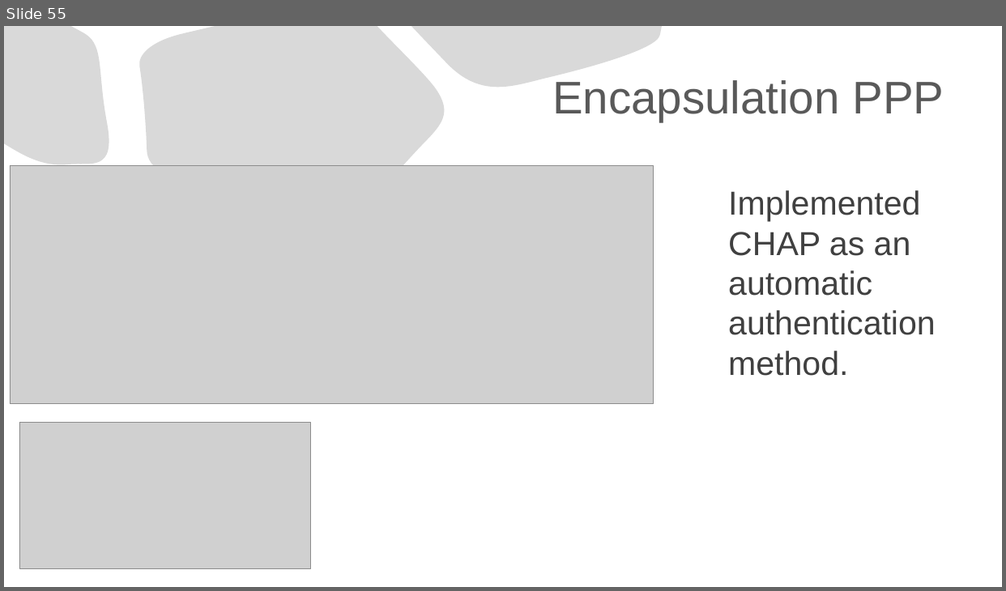
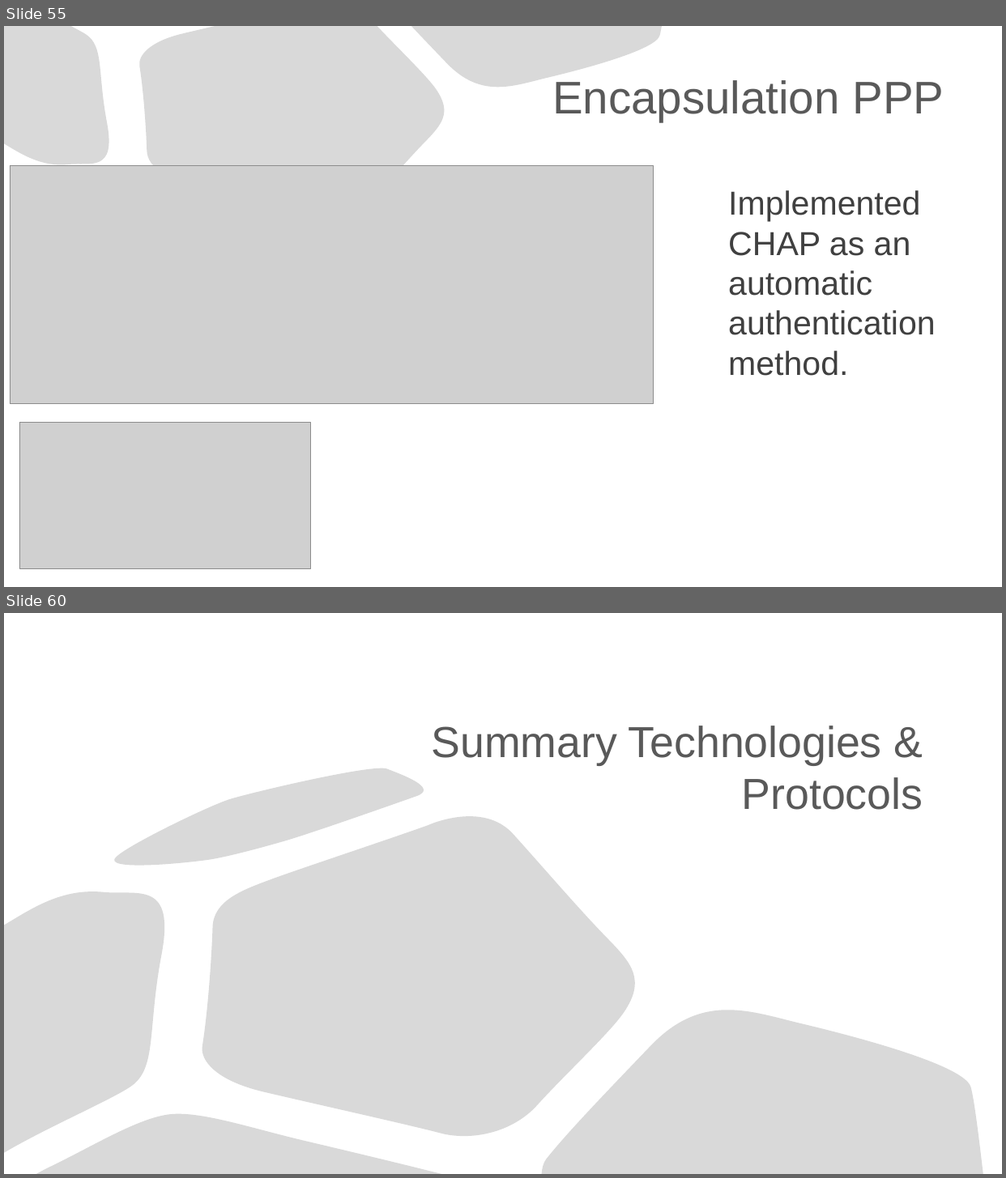
Before and after one commit to Advanced-Diploma-of-IT-Tel-Network-Eng/Assessments, a slide deck: TERM1-BLOCK1/2-ICTNWK541-Configure_Verify_Troubleshoot_WAN_links-IP_services/Assessmet_Task2/Task2/ICTNWK541 Assessment task.pptx. Shown one above the other, each under a label of ours: slide 55 before the commit, slides 55 and 60 after it; the slides between them are not shown. The pictures are 1006x591 and 1006x1178 pixels, drawn with LibreOffice and Linux fonts; fonts in the diff are those of the drawing; grey boxes stand for pictures. Boxes give left, top, right and bottom in pixels: in the first picture for what was removed or moved away, otherwise in the second. Text is boxed around its words. In the diff, an @@ line names an element or a change of style, - is before the commit and + after.

```diff
--- a/TERM1-BLOCK1/2-ICTNWK541-Configure_Verify_Troubleshoot_WAN_links-IP_services/Assessmet_Task2/Task2/ICTNWK541 Assessment task.pptx
+++ b/TERM1-BLOCK1/2-ICTNWK541-Configure_Verify_Troubleshoot_WAN_links-IP_services/Assessmet_Task2/Task2/ICTNWK541 Assessment task.pptx
@@ slide 60 added at bbox=[4, 613, 1002, 1174], background #FFFFFF @@
@@ title added at bbox=[432, 726, 923, 810], 41.8 pt, text #595959 @@
+Summary Technologies & Protocols
@@ freeform shape added at bbox=[111, 764, 440, 871], fill #D9D9D9, outline #000000 0.75 pt @@
@@ freeform shape added at bbox=[200, 801, 646, 1142], fill #D9D9D9, outline #000000 0.75 pt @@
@@ freeform shape added at bbox=[4, 879, 177, 1153], fill #D9D9D9, outline #000000 0.75 pt @@
@@ freeform shape added at bbox=[542, 992, 983, 1174], fill #D9D9D9, outline #000000 0.75 pt @@
@@ freeform shape added at bbox=[36, 1112, 443, 1174], fill #D9D9D9, outline #000000 0.75 pt @@
```
Also in this commit, not shown: 10 other slides added.
